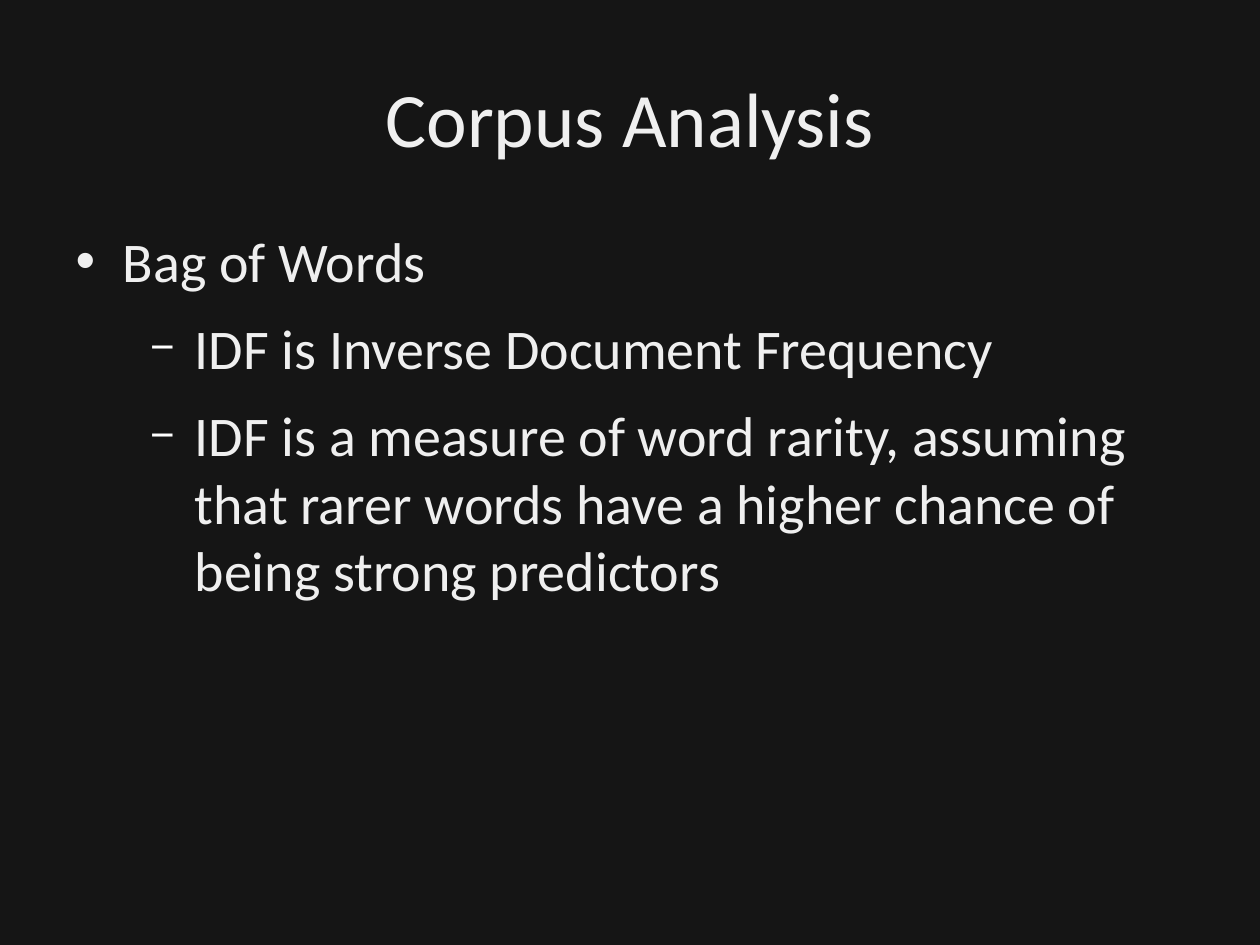
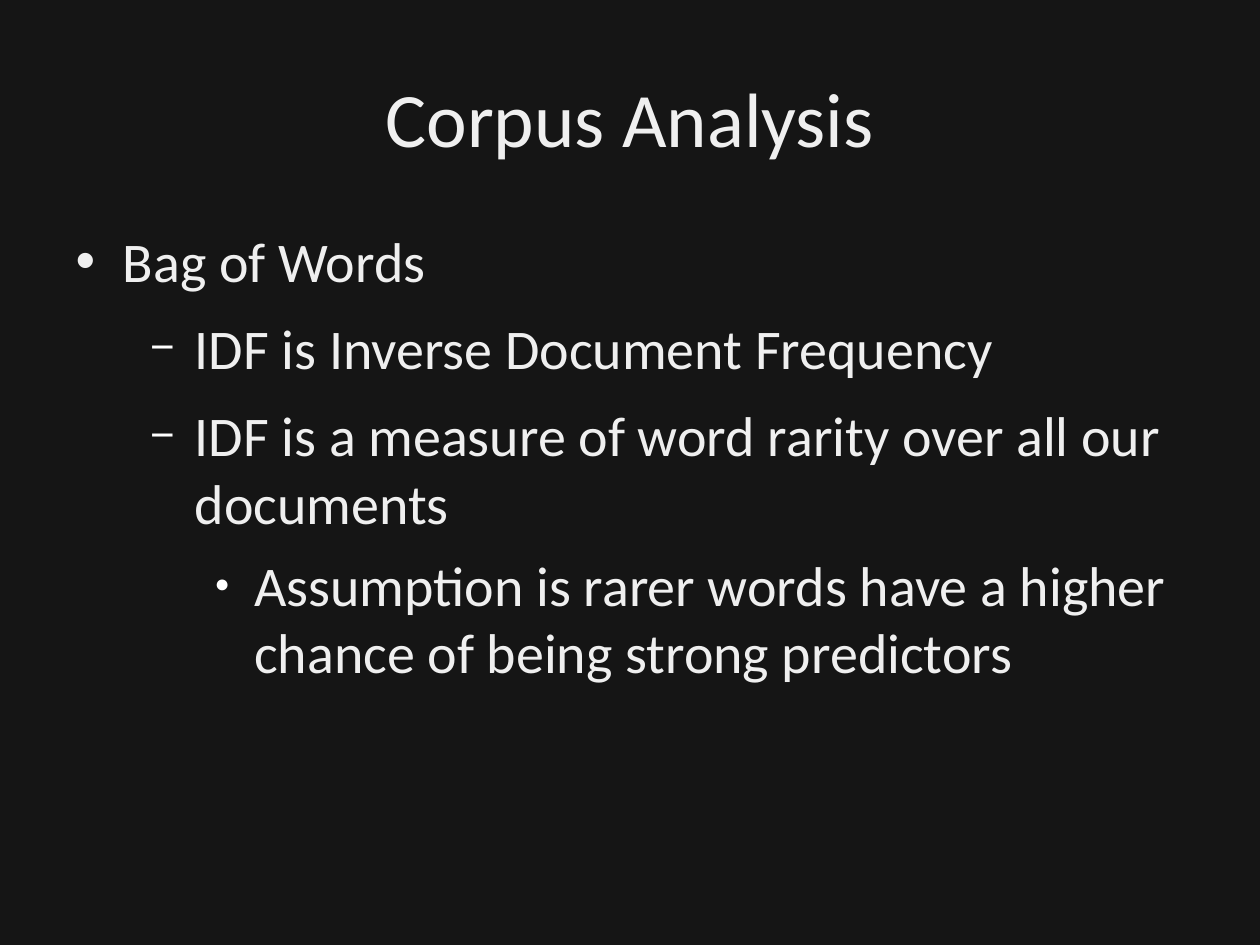
Before and after one commit to dbowmans46/PracticalProgramming, a slide deck: slide 60 of Session 7 - Python/Instructional Material/Session 7 - Python Brief Intro to NLP.odp. Drawn at 1260x945 pixels with LibreOffice and Linux fonts; fonts in the diff are those of the drawing; background and template pictures are left out; a plain dark background stands for a picture behind light text. Boxes give left, top, right and bottom in pixels: in the first picture for what was removed or moved away, otherwise in the second. Text is boxed around its words. In the diff, an @@ line names an element or a change of style, - is before the commit and + after.

Commit message:
Clarified equation variables.  Fixed words to tokens in features of data set.

```diff
--- a/Session 7 - Python/Instructional Material/Session 7 - Python Brief Intro to NLP.odp
+++ b/Session 7 - Python/Instructional Material/Session 7 - Python Brief Intro to NLP.odp
@@ text at (195, 417, 1165, 683): text changed @@
-  − IDF is a measure of word rarity, assuming that rarer words have a higher chance of being strong predictors
+  − IDF is a measure of word rarity over all our documents
+    ● Assumption is rarer words have a higher chance of being strong predictors
```
Also in this commit, not shown: 6 other slides changed, 1 slide added.
